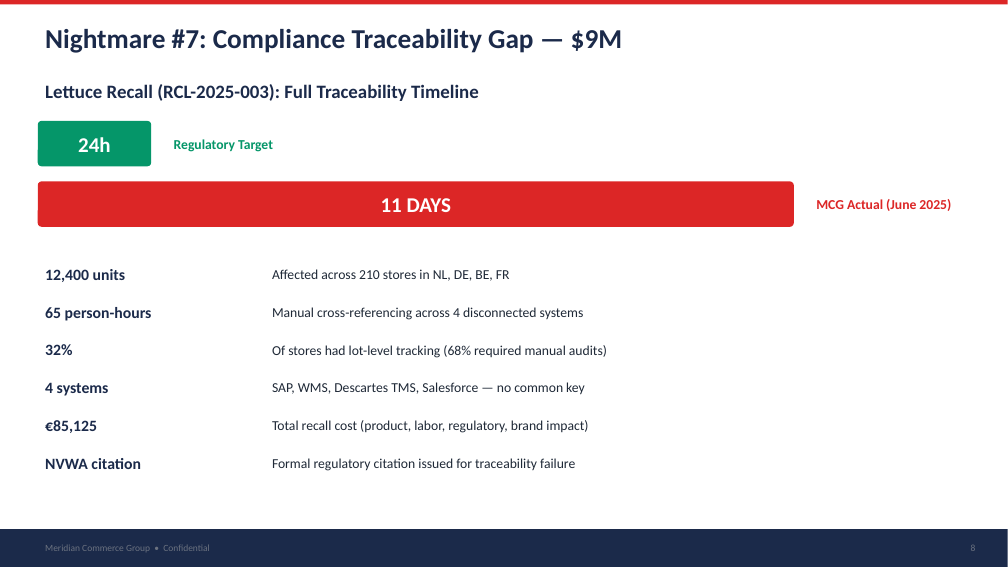
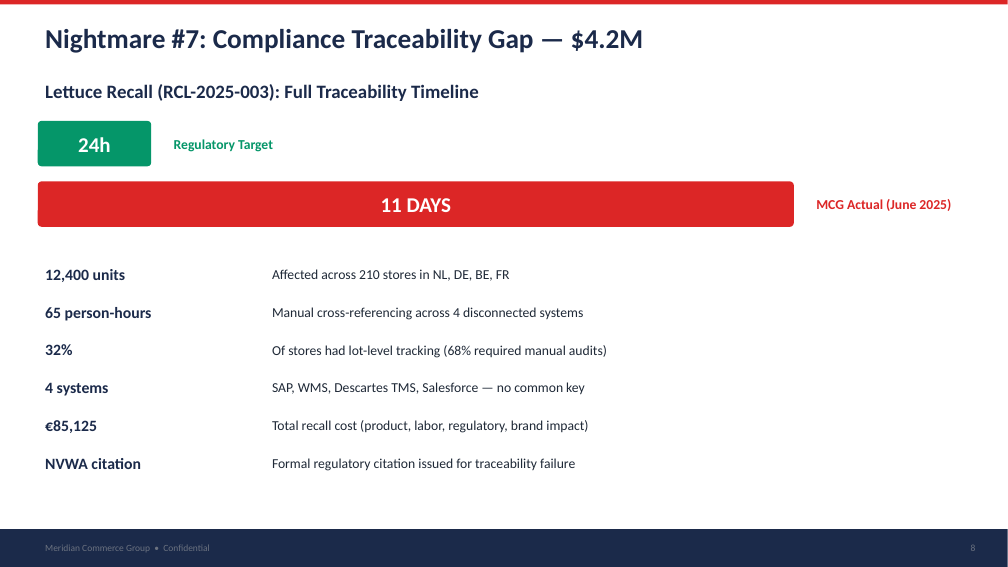
Before and after one commit to robertschoenfeldqlik/meridan_retail_group_qlik_demo_assets, a slide deck: slide 8 of MCG_Company_Profile_Data_Quality.pptx. Drawn at 1008x567 pixels with LibreOffice and Linux fonts; fonts in the diff are those of the drawing. Boxes give left, top, right and bottom in pixels: in the first picture for what was removed or moved away, otherwise in the second. Text is boxed around its words. In the diff, an @@ line names an element or a change of style, - is before the commit and + after.

```diff
--- a/MCG_Company_Profile_Data_Quality.pptx
+++ b/MCG_Company_Profile_Data_Quality.pptx
@@ text at box(45, 29, 644, 53): text changed @@
-Nightmare #7: Compliance Traceability Gap — $9M
+Nightmare #7: Compliance Traceability Gap — $4.2M
```
Also in this commit, not shown: 3 other slides changed, 22 other files.
